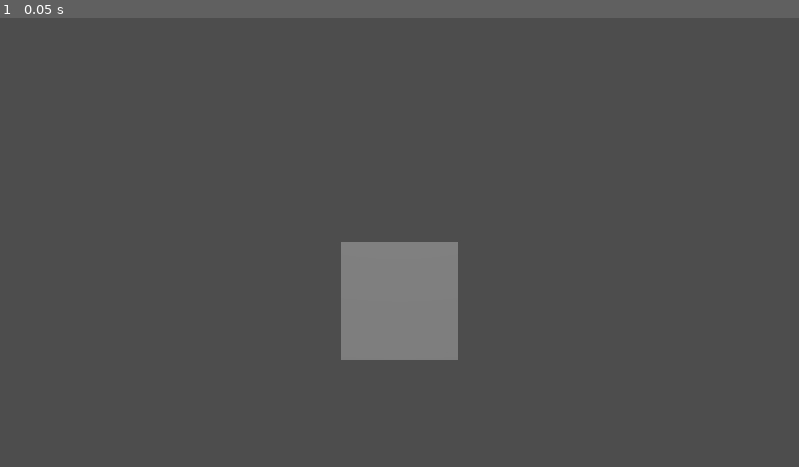
Above: before the commit, frame 1.
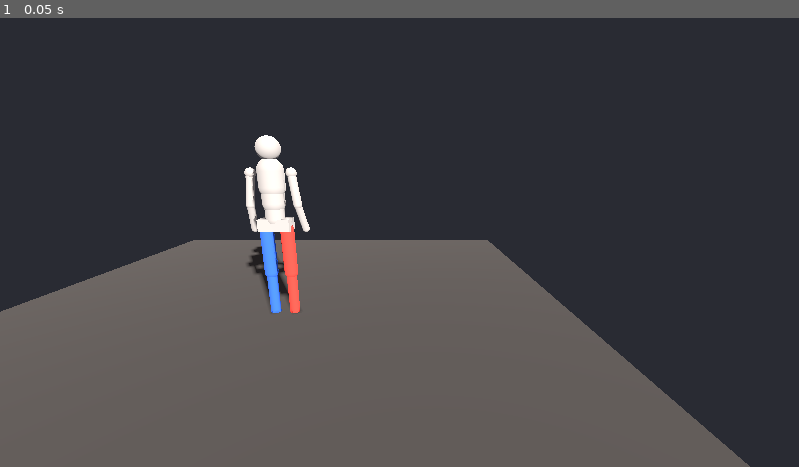
Above: after the commit, the same moment.

Repository: MarAvFe/ensenalsa
Game: Godot game, scene res://scenes/main.tscn
Two runs of this game, one before a commit and one after it. Both use one fixed random seed, a clock stepped at 60 frames per second and the inputs below.
Inputs:
- Up to frame 1 (0.05 s): no input

The runs differ from the first frame. In frame 1, 77% of the frame differs, in the area x 0-100%, y 0-100%.

Commit message:
Step 1: primitive figure with joint hierarchy
Co-Authored-By: Claude Opus 5.5 <noreply@anthropic.com>

Diff:
--- a/scenes/main.tscn
+++ b/scenes/main.tscn
@@ -1,14 +1,35 @@
 [gd_scene format=3]
 
-[sub_resource type="BoxMesh" id="1"]
+[ext_resource type="Script" path="res://scripts/dancer.gd" id="1"]
+
+[sub_resource type="PlaneMesh" id="2"]
+size = Vector2(6, 6)
+
+[sub_resource type="StandardMaterial3D" id="3"]
+albedo_color = Color(0.32, 0.3, 0.28, 1)
+
+[sub_resource type="Environment" id="4"]
+background_mode = 1
+background_color = Color(0.16, 0.17, 0.2, 1)
+ambient_light_source = 2
+ambient_light_color = Color(0.6, 0.6, 0.65, 1)
+ambient_light_energy = 0.6
 
 [node name="Main" type="Node3D"]
 
-[node name="Cube" type="MeshInstance3D" parent="."]
-mesh = SubResource("1")
+[node name="Env" type="WorldEnvironment" parent="."]
+environment = SubResource("4")
+
+[node name="Floor" type="MeshInstance3D" parent="."]
+mesh = SubResource("2")
+surface_material_override/0 = SubResource("3")
+
+[node name="Dancer" type="Node3D" parent="."]
+script = ExtResource("1")
 
 [node name="Cam" type="Camera3D" parent="."]
-transform = Transform3D(1, 0, 0, 0, 1, 0, 0, 0, 1, 0, 0.5, 3)
+transform = Transform3D(1, 0, 0, 0, 0.966, 0.259, 0, -0.259, 0.966, 1.2, 1.5, 2.8)
 
 [node name="Sun" type="DirectionalLight3D" parent="."]
-transform = Transform3D(1, 0, 0, 0, 0.7, 0.7, 0, -0.7, 0.7, 0, 2, 0)
+transform = Transform3D(0.866, -0.25, 0.433, 0, 0.866, 0.5, -0.5, -0.433, 0.75, 0, 3, 0)
+shadow_enabled = true
--- /dev/null
+++ b/scripts/dancer.gd
@@ -0,0 +1,98 @@
+extends Node3D
+## Stylized dancer built from primitives. Faces Godot -Z (dancer +Z forward).
+
+const THIGH := 0.44
+const SHIN := 0.44
+const ANKLE_H := 0.08 # ankle joint height above the sole
+const HIP_X := 0.10
+const HIP_DROP := 0.05 # hip joints sit this far below the pelvis origin
+const PELVIS_H := 0.93
+
+const COL_BODY := Color(0.75, 0.72, 0.68)
+const COL_L := Color(0.25, 0.45, 0.95)
+const COL_R := Color(0.95, 0.3, 0.25)
+
+var pelvis: Node3D
+var legs := {} # "L"/"R" -> {hip, knee, ankle}
+
+
+func _ready() -> void:
+	pelvis = _joint(self, "Pelvis", Vector3(0, PELVIS_H, 0))
+	_box(pelvis, Vector3(0.30, 0.12, 0.16), Vector3.ZERO, COL_BODY)
+
+	var s := pelvis
+	for i in 3:
+		s = _joint(s, "Spine%d" % (i + 1), Vector3(0, 0.06 if i == 0 else 0.15, 0))
+		_capsule(s, 0.15, 0.09 + 0.015 * i, COL_BODY, true)
+	var neck := _joint(s, "Neck", Vector3(0, 0.15, 0))
+	_capsule(neck, 0.10, 0.04, COL_BODY, true)
+	var head := _joint(neck, "Head", Vector3(0, 0.10, 0))
+	_sphere(head, 0.11, Vector3(0, 0.10, 0), COL_BODY)
+	_box(head, Vector3(0.04, 0.03, 0.05), Vector3(0, 0.1, -0.11), COL_BODY) # nose shows facing
+
+	for side in ["L", "R"]:
+		var sx := -1.0 if side == "L" else 1.0
+		var col := COL_L if side == "L" else COL_R
+		var sh := _joint(s, "Shoulder" + side, Vector3(0.19 * sx, 0.13, 0))
+		_sphere(sh, 0.05, Vector3.ZERO, COL_BODY)
+		var ua := _joint(sh, "UpperArm" + side, Vector3.ZERO)
+		ua.rotation.z = 0.12 * sx # arms hang relaxed, slightly away from the body
+		_capsule(ua, 0.30, 0.04, COL_BODY)
+		var fa := _joint(ua, "Forearm" + side, Vector3(0, -0.30, 0))
+		fa.rotation.x = 0.35
+		_capsule(fa, 0.27, 0.035, COL_BODY)
+
+		var hip := _joint(pelvis, "Thigh" + side, Vector3(HIP_X * sx, -HIP_DROP, 0))
+		_capsule(hip, THIGH, 0.065, col)
+		var knee := _joint(hip, "Shin" + side, Vector3(0, -THIGH, 0))
+		_capsule(knee, SHIN, 0.05, col)
+		var ankle := _joint(knee, "Foot" + side, Vector3(0, -SHIN, 0))
+		_box(ankle, Vector3(0.10, 0.06, 0.26), Vector3(0, -ANKLE_H + 0.03, -0.07), col)
+		legs[side] = {"hip": hip, "knee": knee, "ankle": ankle}
+
+
+func _joint(parent: Node3D, n: String, pos: Vector3) -> Node3D:
+	var j := Node3D.new()
+	j.name = n
+	j.position = pos
+	parent.add_child(j)
+	return j
+
+
+func _mat(c: Color) -> StandardMaterial3D:
+	var m := StandardMaterial3D.new()
+	m.albedo_color = c
+	return m
+
+
+## Capsule from the joint along -Y (or +Y when up) for `length`.
+func _capsule(j: Node3D, length: float, r: float, c: Color, up := false) -> void:
+	var m := CapsuleMesh.new()
+	m.radius = r
+	m.height = length + r * 2.0
+	m.material = _mat(c)
+	var mi := MeshInstance3D.new()
+	mi.mesh = m
+	mi.position.y = length * (0.5 if up else -0.5)
+	j.add_child(mi)
+
+
+func _box(j: Node3D, size: Vector3, pos: Vector3, c: Color) -> void:
+	var m := BoxMesh.new()
+	m.size = size
+	m.material = _mat(c)
+	var mi := MeshInstance3D.new()
+	mi.mesh = m
+	mi.position = pos
+	j.add_child(mi)
+
+
+func _sphere(j: Node3D, r: float, pos: Vector3, c: Color) -> void:
+	var m := SphereMesh.new()
+	m.radius = r
+	m.height = r * 2.0
+	m.material = _mat(c)
+	var mi := MeshInstance3D.new()
+	mi.mesh = m
+	mi.position = pos
+	j.add_child(mi)
Not shown, added: scripts/dancer.gd.uid
Not shown, added: export.sh
